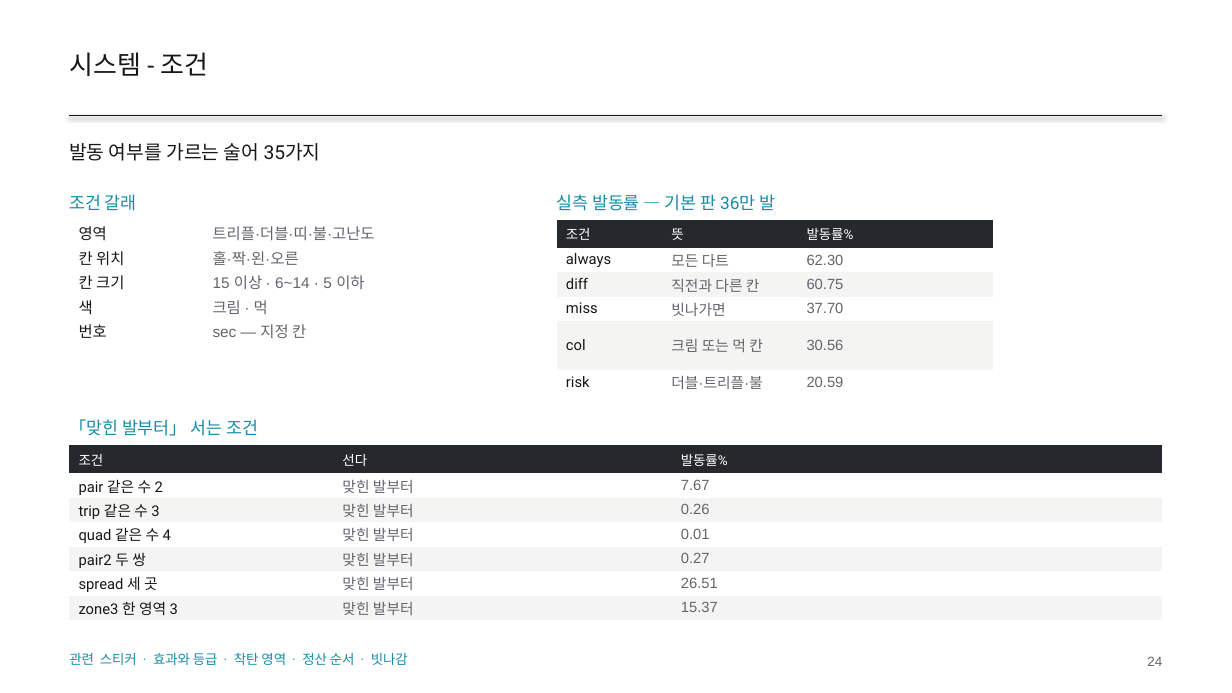
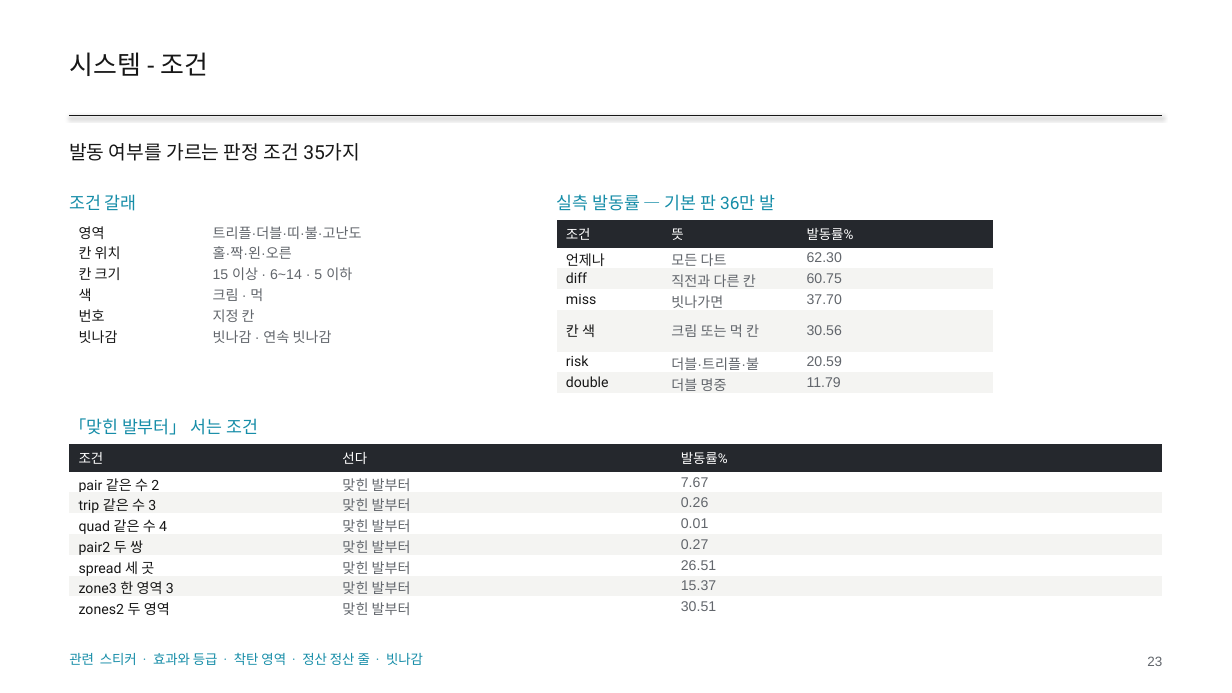
Before and after one commit to GGbong69/test-03, a slide deck: slide 23 of docs/HIGHTONE_기획서.pptx (slide 24 before the commit). Drawn at 1232x693 pixels with LibreOffice and Linux fonts; fonts in the diff are those of the drawing. Boxes give left, top, right and bottom in pixels: in the first picture for what was removed or moved away, otherwise in the second. Text is boxed around its words. In the diff, an @@ line names an element or a change of style, - is before the commit and + after.

```diff
--- a/docs/HIGHTONE_기획서.pptx
+++ b/docs/HIGHTONE_기획서.pptx
@@ text at [69, 143, 360, 161]: text changed @@
-발동 여부를 가르는 술어 35가지
+발동 여부를 가르는 판정 조건 35가지
@@ table at [69, 220, 506, 347] @@
-row 5: 번호 | sec — 지정 칸
+row 5: 번호 | 지정 칸
+row 6: 빗나감 | 빗나감 · 연속 빗나감
@@ table at [557, 220, 994, 395] @@
-row 2, column 1: always
+row 2, column 1: 언제나
-row 5, column 1: col
+row 5, column 1: 칸 색
+row 7: double | 더블 명중 | 11.79
@@ table at [69, 444, 1163, 619] @@
+row 8: zones2 두 영역 | 맞힌 발부터 | 30.51
@@ text at [69, 653, 423, 665]: text changed @@
-관련 스티커 · 효과와 등급 · 착탄 영역 · 정산 순서 · 빗나감
+관련 스티커 · 효과와 등급 · 착탄 영역 · 정산 정산 줄 · 빗나감
@@ text at [1147, 656, 1162, 666]: text changed @@
-24
+23
```
Also in this commit, not shown: 28 other slides changed, 1 slide added, 1 slide removed, 3 other files.
